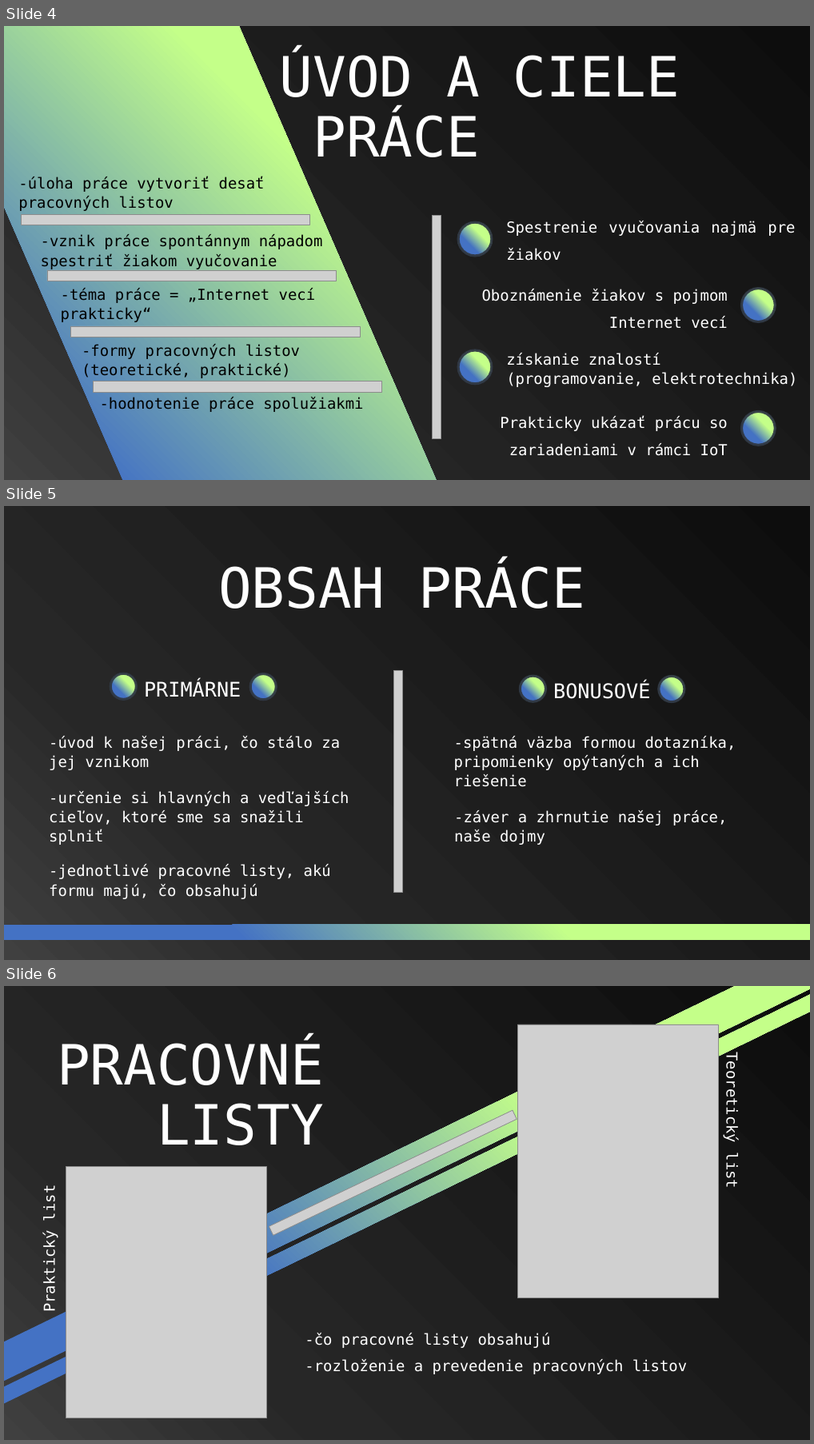
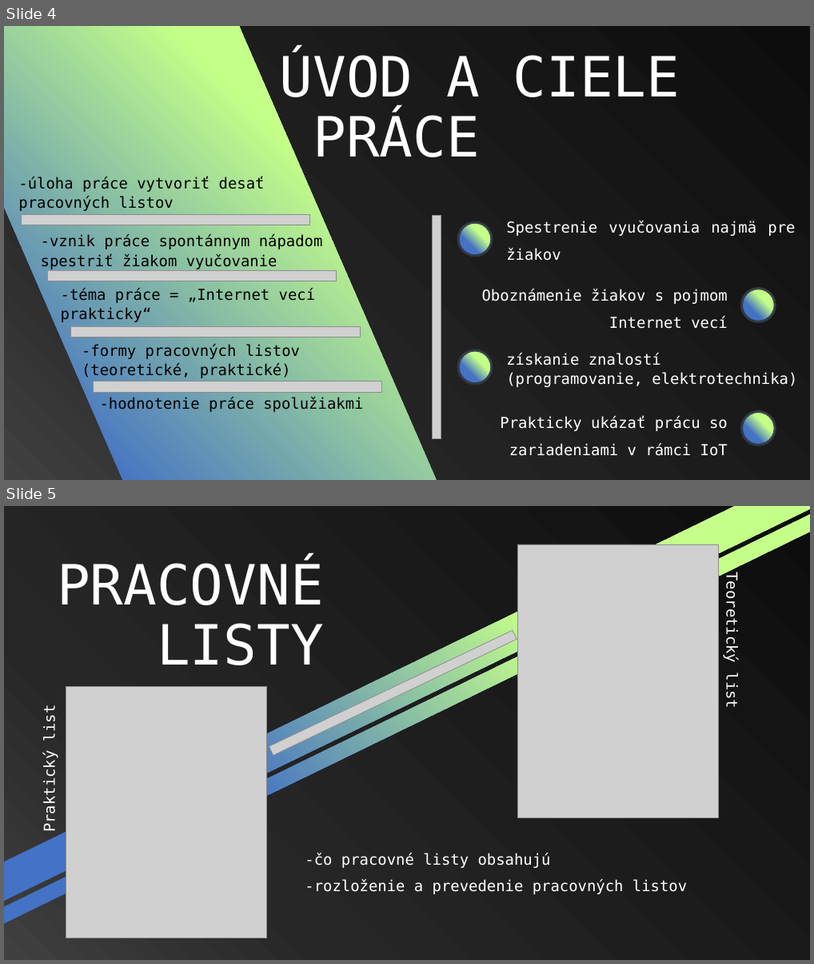
Before and after one commit to Moriacik/SOC, a slide deck: prezentácia-finálna-v2.pptx. Shown one above the other, each under a label of ours: slides 4, 5 and 6 before the commit, slides 4 and 5 after it. The pictures are 814x1444 and 814x964 pixels, drawn with LibreOffice and Linux fonts; fonts in the diff are those of the drawing; grey boxes stand for pictures. Boxes give left, top, right and bottom in pixels: in the first picture for what was removed or moved away, otherwise in the second. Text is boxed around its words. In the diff, an @@ line names an element or a change of style, - is before the commit and + after.

```diff
--- a/prezentácia-finálna-v2.pptx
+++ b/prezentácia-finálna-v2.pptx
@@ slide 5 removed at (4,506,810,960), background #FFFFFF @@
@@ rectangle removed at (4,506,810,960) @@
@@ text removed at (218,566,586,608) @@
-OBSAH PRÁCE
@@ ellipse removed at (110,673,137,700) @@
@@ ellipse removed at (251,673,277,700) @@
@@ picture removed at (394,671,402,892) @@
@@ text removed at (144,680,241,696) @@
-PRIMÁRNE
@@ ellipse removed at (521,676,546,702) @@
@@ text removed at (554,683,650,699) @@
-BONUSOVÉ
@@ ellipse removed at (659,676,685,702) @@
@@ text removed at (49,736,340,770) @@
--úvod k našej práci, čo stálo za jej vznikom
@@ text removed at (454,736,737,787) @@
--spätná väzba formou dotazníka, pripomienky opýtaných a ich riešenie
@@ text removed at (49,791,350,844) @@
--určenie si hlavných a vedľajších cieľov, ktoré sme sa snažili splniť
@@ text removed at (454,810,727,844) @@
--záver a zhrnutie našej práce, naše dojmy
@@ text removed at (49,864,331,899) @@
--jednotlivé pracovné listy, akú formu majú, čo obsahujú
@@ rectangle removed at (4,924,810,939) @@
@@ what was slide 6 is now slide 5 @@
```
Also in this commit, not shown: 1 slide changed, 1 other file.
